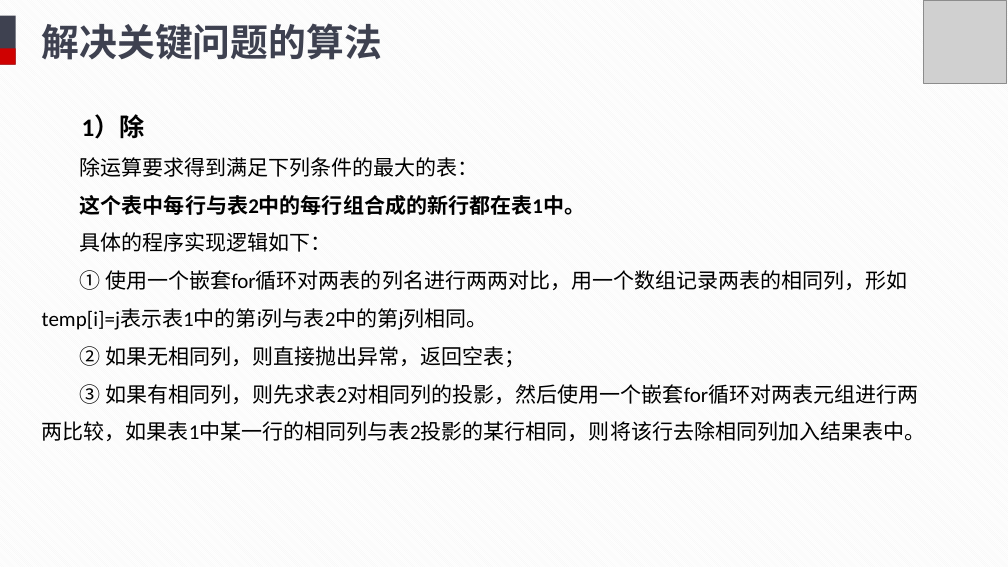
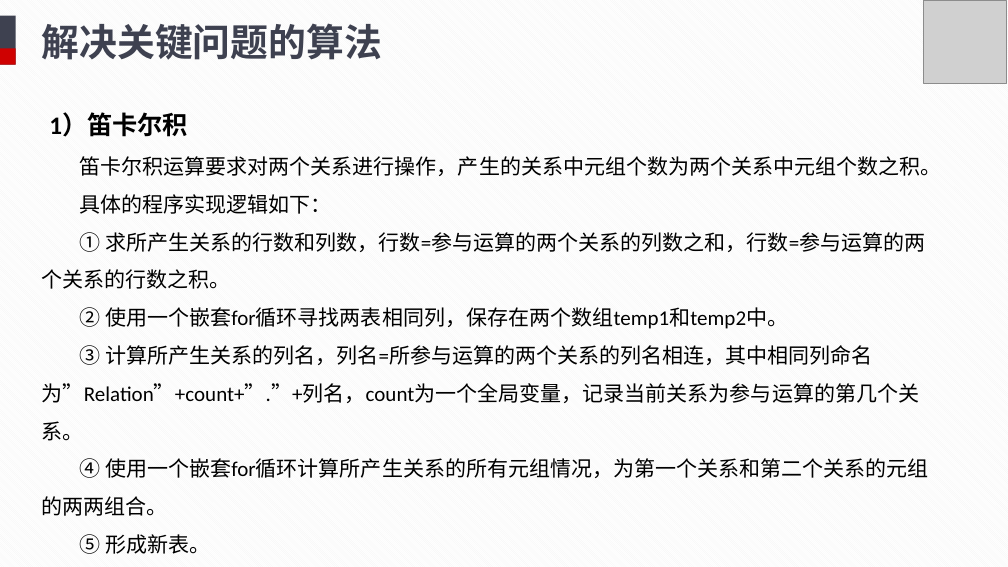
Before and after one commit to TuJin07/Relational-Algebra-Operation-System, a slide deck: slide 26 of doc/终期答辩.pptx. Drawn at 1008x567 pixels with LibreOffice and Linux fonts; fonts in the diff are those of the drawing; grey boxes stand for pictures. Boxes give left, top, right and bottom in pixels: in the first picture for what was removed or moved away, otherwise in the second. Text is boxed around its words. In the diff, an @@ line names an element or a change of style, - is before the commit and + after.

```diff
--- a/doc/终期答辩.pptx
+++ b/doc/终期答辩.pptx
@@ text at (49, 113, 941, 176): text changed; bold off @@
-1）除
-除运算要求得到满足下列条件的最大的表：
-这个表中每行与表2中的每行组合成的新行都在表1中。
+1）笛卡尔积
+笛卡尔积运算要求对两个关系进行操作，产生的关系中元组个数为两个关系中元组个数之积。
@@ text at (42, 232, 929, 516): text changed @@
-① 使用一个嵌套for循环对两表的列名进行两两对比，用一个数组记录两表的相同列，形如temp[i]=j表示表1中的第i列与表2中的第j列相同。
-② 如果无相同列，则直接抛出异常，返回空表；
-③ 如果有相同列，则先求表2对相同列的投影，然后使用一个嵌套for循环对两表元组进行两两比较，如果表1中某一行的相同列与表2投影的某行相同，则将该行去除相同列加入结果表中。
+① 求所产生关系的行数和列数，行数=参与运算的两个关系的列数之和，行数=参与运算的两个关系的行数之积。
+② 使用一个嵌套for循环寻找两表相同列，保存在两个数组temp1和temp2中。
+③ 计算所产生关系的列名，列名=所参与运算的两个关系的列名相连，其中相同列命名为”Relation”+count+”.”+列名，count为一个全局变量，记录当前关系为参与运算的第几个关系。
+④ 使用一个嵌套for循环计算所产生关系的所有元组情况，为第一个关系和第二个关系的元组的两两组合。
+⑤ 形成新表。
```
Also in this commit, not shown: 3 other slides changed, 1 other file.
